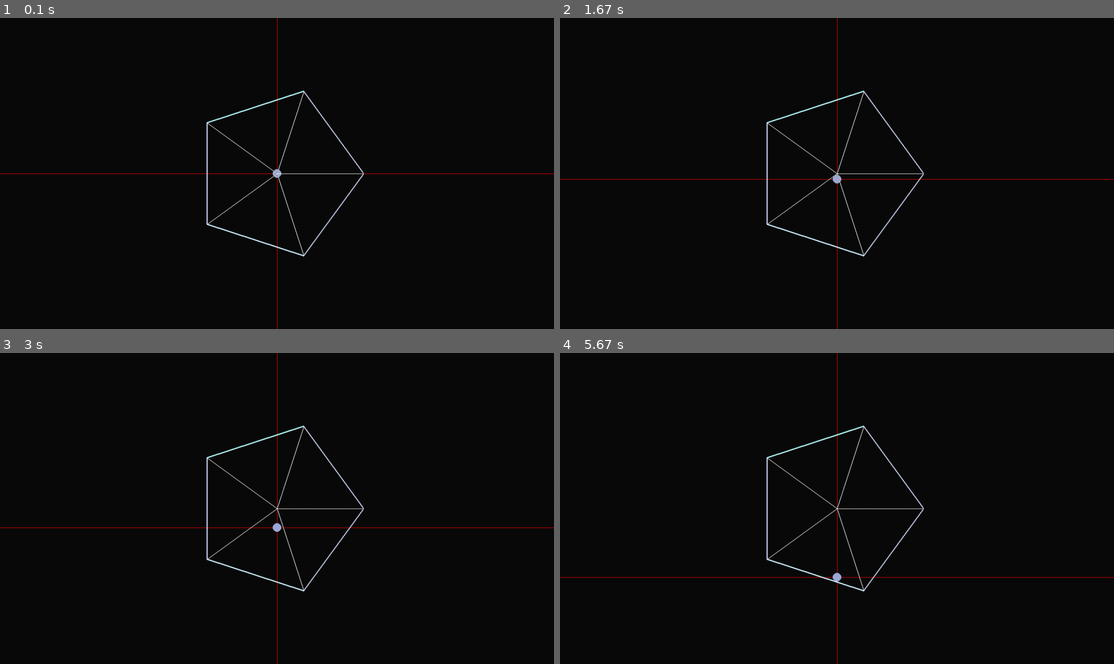
Above: before the commit, frames 1-4 (two rows, left to right).
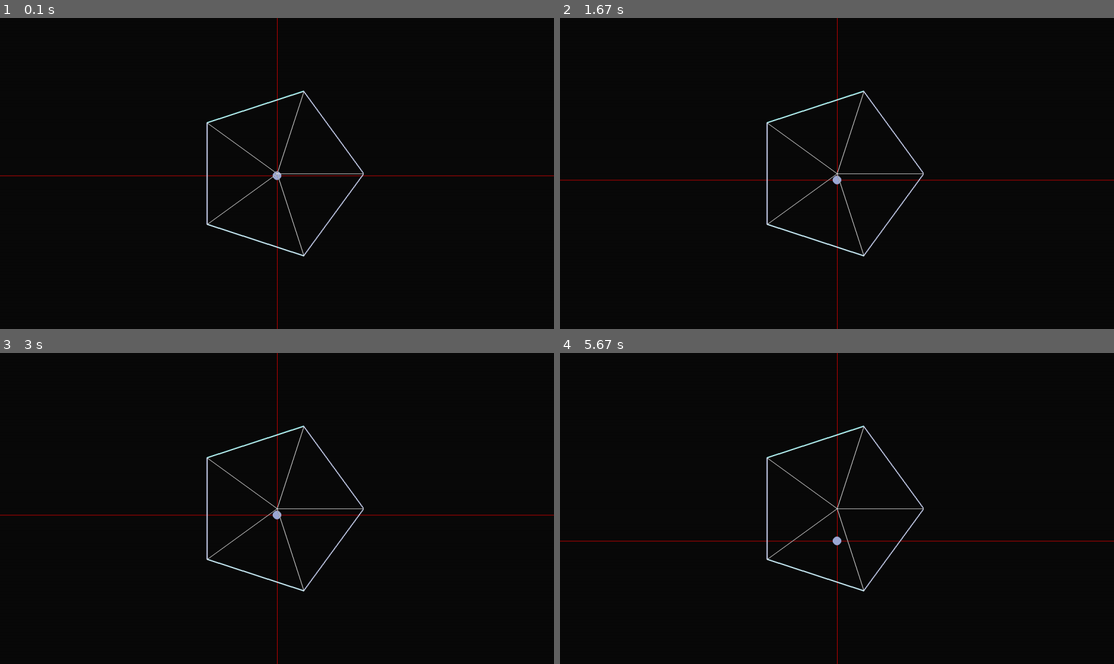
Above: after the commit, the same moments.

Repository: jwannamaker/PolyBounce
Game: pygame game, started from main.py
The game is run twice, just before and just after one commit, with the same random seed, the same clock (stepped at 60 frames per second) and the same inputs.
Inputs:
- Up to frame 1 (0.1 s): no input
- Up to frame 2 (1.67 s): hold W 0.83-1.3 s
- Up to frame 3 (3 s): no input
- Up to frame 4 (5.67 s): no input

The runs differ from the first frame. In frame 1, 0.6% of the frame differs, in the area x 0-100%, y 48-53%; in frame 2, 0.6%; in frame 3, 0.7%; in frame 4, 0.8%, in the area x 0-100%, y 58-74%.

Commit message:
Removed the dt from Ball. Less complex to do without it since it isn't making any important additions to gameplay/experience

Diff:
--- a/ball.py
+++ b/ball.py
@@ -74,7 +74,7 @@
                     pass
 
 
-    def update(self, dt):
+    def update(self):
         self.prev_position = self.position.copy()
 
         # Applying any user input for movement
@@ -104,10 +104,10 @@
             self.velocity.y *= -0.9
 
 
-        self.velocity += self.acceleration * dt
-        self.position.x += self.velocity.x * dt
+        self.velocity += self.acceleration
+        self.position.x += self.velocity.x
         self.collision('horizontal')    # Detect collision along x-axis
-        self.position.y += self.velocity.y * dt
+        self.position.y += self.velocity.y
         self.collision('vertical')      # Detect collision along y-axis
         self.rect.topleft = self.position - Vector2(self.radius)
 
--- a/game.py
+++ b/game.py
@@ -30,8 +30,10 @@
         # game objects setup
         self.player_ball = Ball(10)
         self.player_group = pygame.sprite.RenderClear(self.player_ball)
+
         self.inner_ring = Polygon(200, 5)
         self.ring_group = pygame.sprite.RenderClear(self.inner_ring)
+        self.player_ball.add_ring(self.inner_ring)
 
         self.running = False
 
@@ -107,7 +109,7 @@
                 # self.player_ball.position.x += dx
                 # self.player_ball.position.y += dy
 
-        self.player_ball.update(self.dt)
+        self.player_ball.update()
         self.inner_ring.update()
 
     def update_game_state(self):
--- a/main.py
+++ b/main.py
@@ -5,7 +5,7 @@
 
 def main():
     game = PolyBounce()
-    game.set_fps(60)
+    game.set_fps(1)
     game.start()
 
 if __name__ == '__main__':
--- a/utils.py
+++ b/utils.py
@@ -14,7 +14,7 @@
 SCREEN_SIZE = Vector2(1280, 720)
 CENTER = Vector2(SCREEN_SIZE // 2)
 
-GRAVITY = Vector2(0, 10)
+GRAVITY = Vector2(0, 5)
 
 RING_PADDING = 50
 RING_SIDES = {
